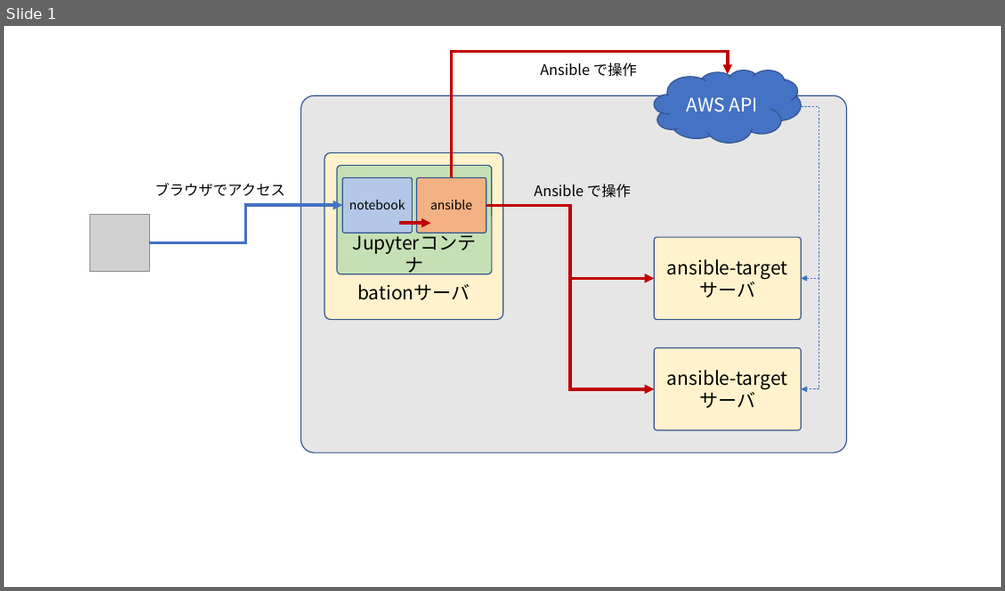
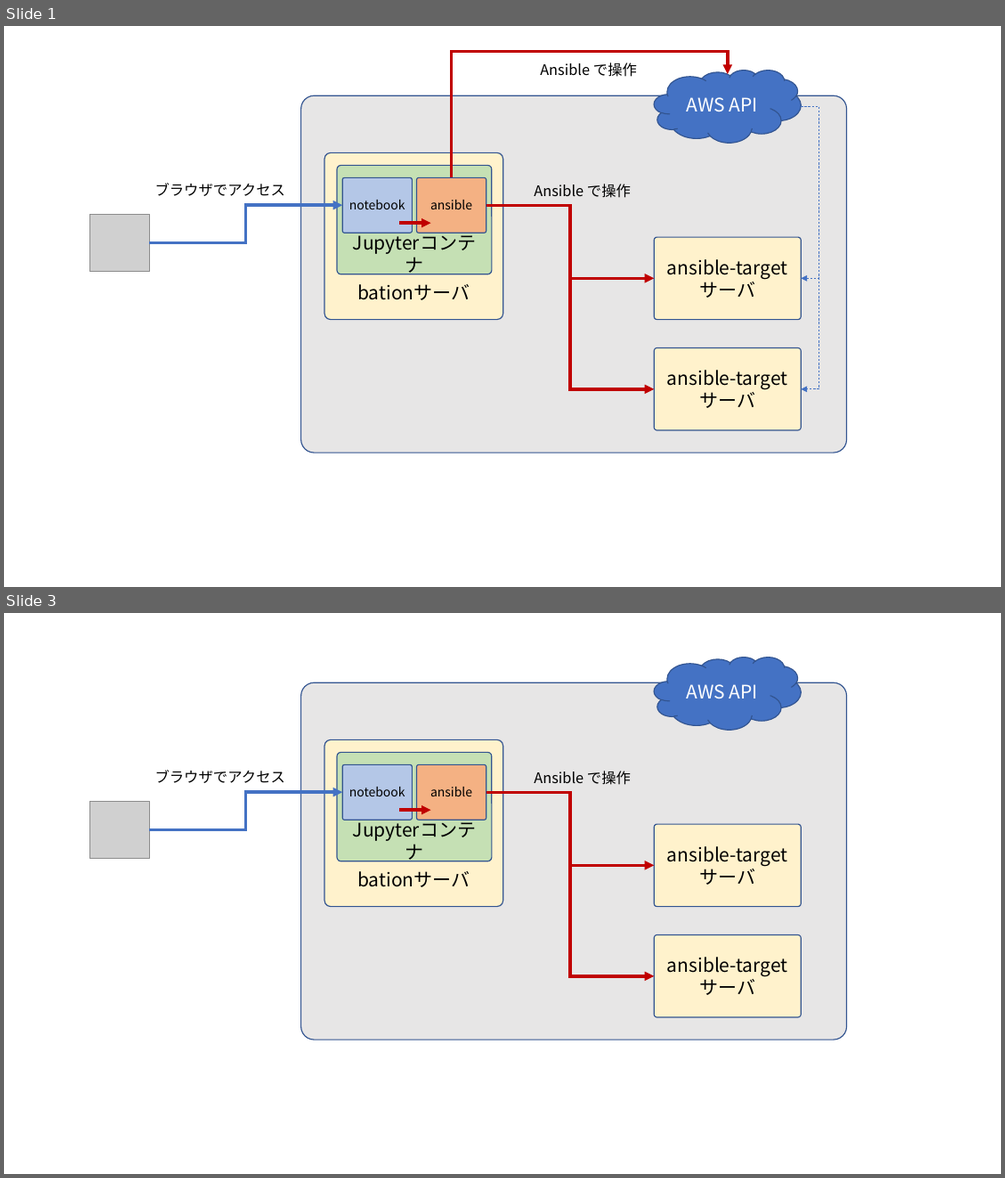
Before and after one commit to irixjp/aitac-automation-handson, a slide deck: materials/images.pptx. Shown one above the other, each under a label of ours: slide 1 before the commit, slides 1 and 3 after it; the slides between them are not shown. The pictures are 1005x591 and 1005x1178 pixels, drawn with LibreOffice and Linux fonts; fonts in the diff are those of the drawing; grey boxes stand for pictures. Boxes give left, top, right and bottom in pixels: in the first picture for what was removed or moved away, otherwise in the second. Text is boxed around its words. In the diff, an @@ line names an element or a change of style, - is before the commit and + after.

```diff
--- a/materials/images.pptx
+++ b/materials/images.pptx
@@ slide 3 added at <box>4,613,1001,1174</box>, background #FFFFFF @@
@@ cloud added at <box>654,657,801,730</box>, fill #4472C4, outline #325491 1 pt, 18 pt, text #FFFFFF @@
+AWS API
@@ rounded rectangle added at <box>301,682,847,1039</box>, fill #E7E6E6, outline #325491 1 pt @@
@@ rounded rectangle added at <box>324,740,503,907</box>, fill #FFF2CC, outline #325491 1 pt, 18 pt, text #000000 @@
+bationサーバ
@@ text added at <box>155,770,285,783</box>, 14 pt, text #000000 @@
+ブラウザでアクセス
@@ rounded rectangle added at <box>337,752,492,861</box>, fill #C5E0B4, outline #325491 1 pt, 18 pt, text #000000 @@
+Jupyterコンテナ
@@ rounded rectangle added at <box>343,765,413,820</box>, fill #B4C7E7, outline #325491 1 pt, 12 pt, text #000000 @@
+notebook
@@ rounded rectangle added at <box>417,765,486,820</box>, fill #F4B183, outline #325491 1 pt, 12 pt, text #000000 @@
+ansible
@@ text added at <box>534,771,631,785</box>, 14 pt, text #000000 @@
+Ansible で操作
@@ elbow arrow added from (149, 830) to (343, 793), #4472C4 3 pt @@
@@ elbow arrow added from (486, 793) to (654, 865), #C00000 3 pt @@
@@ elbow arrow added from (486, 793) to (654, 976), #C00000 3 pt @@
@@ picture added at <box>89,802,149,859</box> @@
@@ arrow added from (399, 810) to (431, 810), #C00000 3 pt @@
@@ rounded rectangle added at <box>654,824,801,906</box>, fill #FFF2CC, outline #325491 1 pt, 18 pt, text #000000 @@
+ansible-target
+サーバ
@@ rounded rectangle added at <box>654,934,801,1017</box>, fill #FFF2CC, outline #325491 1 pt, 18 pt, text #000000 @@
+ansible-target
+サーバ
```
Also in this commit, not shown: 1 other slide added, 2 other files.
